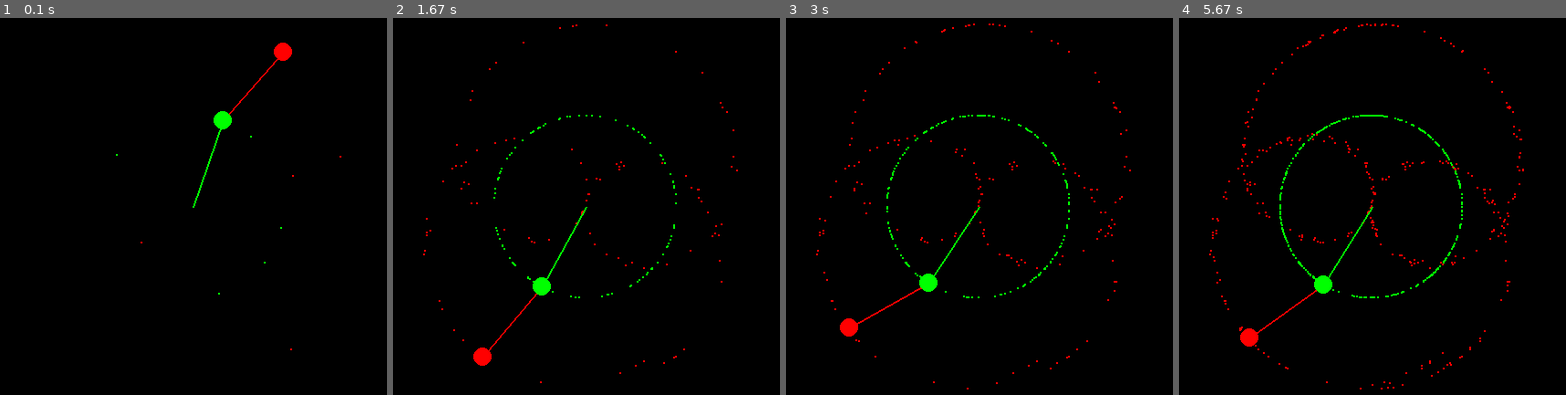
Above: before the commit, frames 1-4 (left to right).
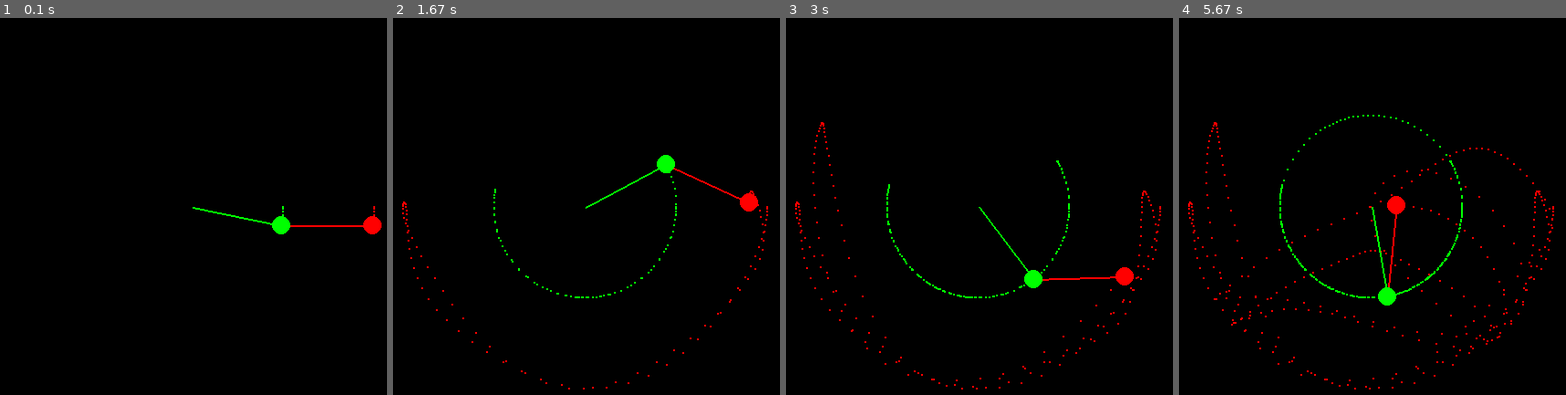
Above: after the commit, the same moments.

Repository: kulcan/pygame-projects
Game: pygame game, started from example2.py
Two runs of this game, one before a commit and one after it. Both use one fixed random seed, a clock stepped at 60 frames per second and the inputs below.
Inputs:
- Up to frame 1 (0.1 s): no input
- Up to frame 2 (1.67 s): no input
- Up to frame 3 (3 s): no input
- Up to frame 4 (5.67 s): no input

The runs differ from the first frame. In frame 1, 1.1% of the frame differs, in the area x 29-99%, y 6-89%; in frame 2, 1.7%; in frame 3, 2.2%; in frame 4, 2.8%, in the area x 2-97%, y 1-99%.

Commit message:
corrections example2.py

Diff:
--- a/example2.py
+++ b/example2.py
@@ -27,14 +27,11 @@
 m1 = 10
 m2 = 10
 # angles
-a1 = pi/4
-a2 = pi/8
-# angles velocity
+a1 = pi/2
+a2 = pi/2
+# velocity
 a1_v = 0
 a2_v = 0
-
-a1_a = 0.001
-a2_a = 0.001
 # origin vector
 v0 = pygame.Vector2(400,250)
 
@@ -49,16 +46,19 @@
 
 	num_1 = -G*(2*m1+m2)*sin(a1) - m2*G*sin(a1-2*a2) - 2*sin(a1-a2)*m2*((a2_v**2)*l2 + (a1_v**2)*l1*cos(a1-a2))
 	num_2 = 2*sin(a1-a2)*((a1_v**2)*l1*(m1+m2) + G*(m1+m2)*cos(a1) + (a2_v**2)*l2*m2*cos(a1-a2))
-	deno = l1*(2*m1 + m2 - m2*cos(2*a1-2*a2))
-
-	a1_a = num_1/deno
-	a2_a = num_2/deno
-
+	deno = (2*m1 + m2 - m2*cos(2*a1-2*a2))
+	# acceleration
+	a1_a = num_1/(l1*deno)
+	a2_a = num_2/(l2*deno)
+	# velocity
 	a1_v += a1_a
 	a2_v += a2_a
+	# angle
+	a1 += a1_v
+	a2 += a2_v
 
-	a1 = (a1 + a1_v) % 2*pi
-	a2 = (a1 + a1_v) % 2*pi
+	#a1_v *= 0.9
+	#a2_v *= 0.9
 
 	v1 = pygame.Vector2(l1*sin(a1),l1*cos(a1)) + v0
 	v2 = pygame.Vector2(l2*sin(a2),l2*cos(a2)) + v1
